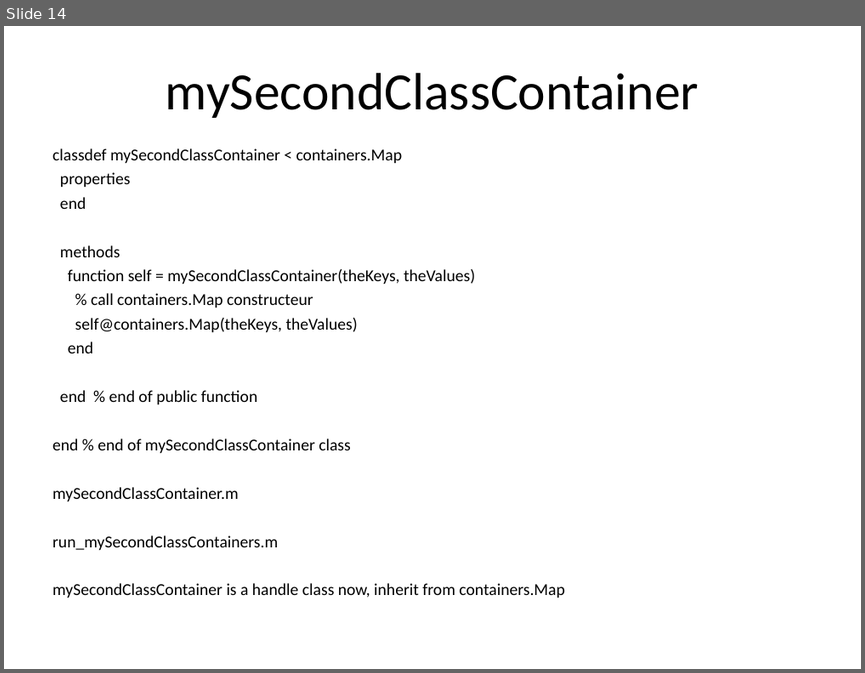
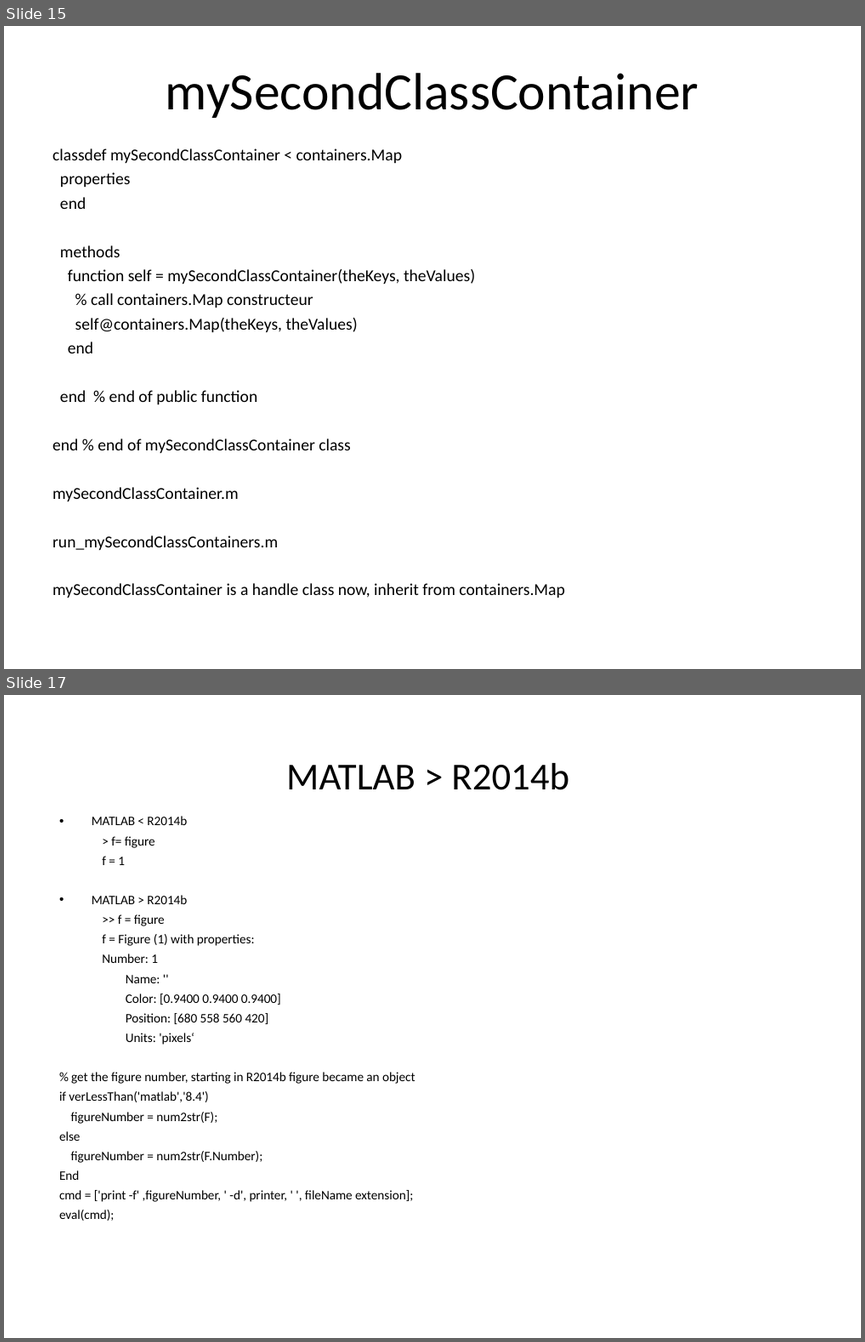
Before and after one commit to jgrelet/course-object-programing-with-Matlab, a slide deck: Introduction à la programmation objet avec Matlab.ppt. Shown one above the other, each under a label of ours: slide 14 before the commit, slides 15 and 17 after it; the slides between them are not shown. The pictures are 865x673 and 865x1342 pixels, drawn with LibreOffice and Linux fonts; fonts in the diff are those of the drawing. Boxes give left, top, right and bottom in pixels: in the first picture for what was removed or moved away, otherwise in the second. Text is boxed around its words. In the diff, an @@ line names an element or a change of style, - is before the commit and + after.

```diff
--- a/Introduction à la programmation objet avec Matlab.ppt
+++ b/Introduction à la programmation objet avec Matlab.ppt
@@ slide 17 added at (4,695,861,1338), background #FFFFFF @@
@@ title added at (286,763,569,790), 32 pt, text #000000 @@
+MATLAB > R2014b
@@ text added at (59,816,415,1220), 10.8 pt, text #000000 @@
+• MATLAB < R2014b
+  > f= figure
+  f = 1
+• MATLAB > R2014b
+  >> f = figure
+  f = Figure (1) with properties:
+  Number: 1
+  Name: ''
+  Color: [0.9400 0.9400 0.9400]
+  Position: [680 558 560 420]
+  Units: 'pixels‘
+% get the figure number, starting in R2014b figure became an object
+if verLessThan('matlab','8.4')
+figureNumber = num2str(F);
+else
+figureNumber = num2str(F.Number);
+End
+cmd = ['print -f' ,figureNumber, ' -d', printer, ' ', fileName extension];
+eval(cmd);
@@ what was slide 14 is now slide 15 @@
```
Also in this commit, not shown: 5 slides changed, 11 other slides added, 10 slides removed, 8 other files.
